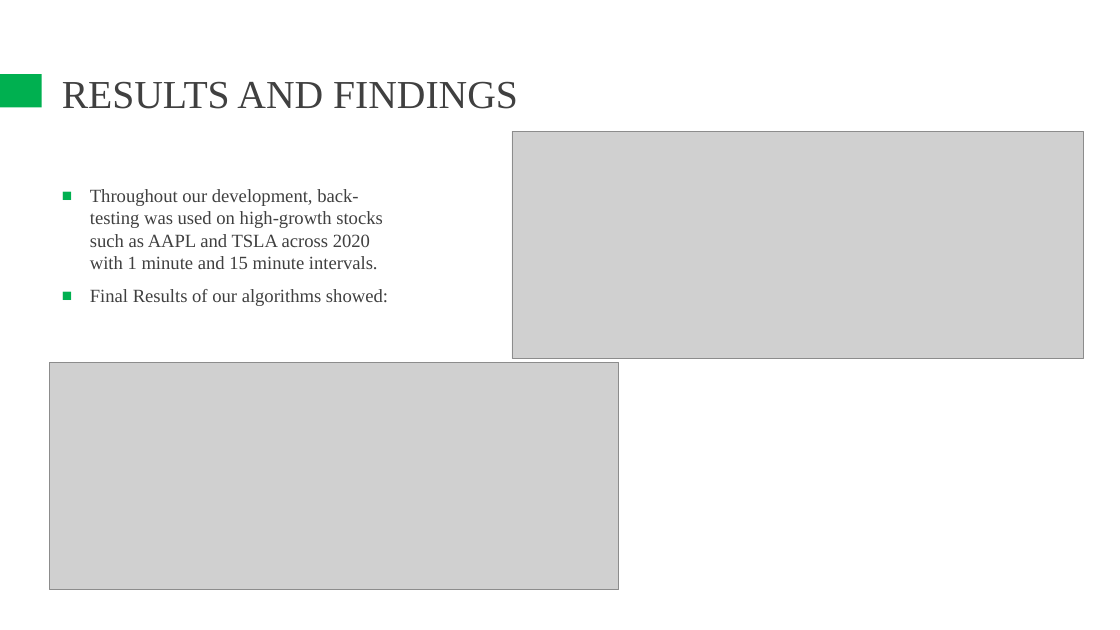
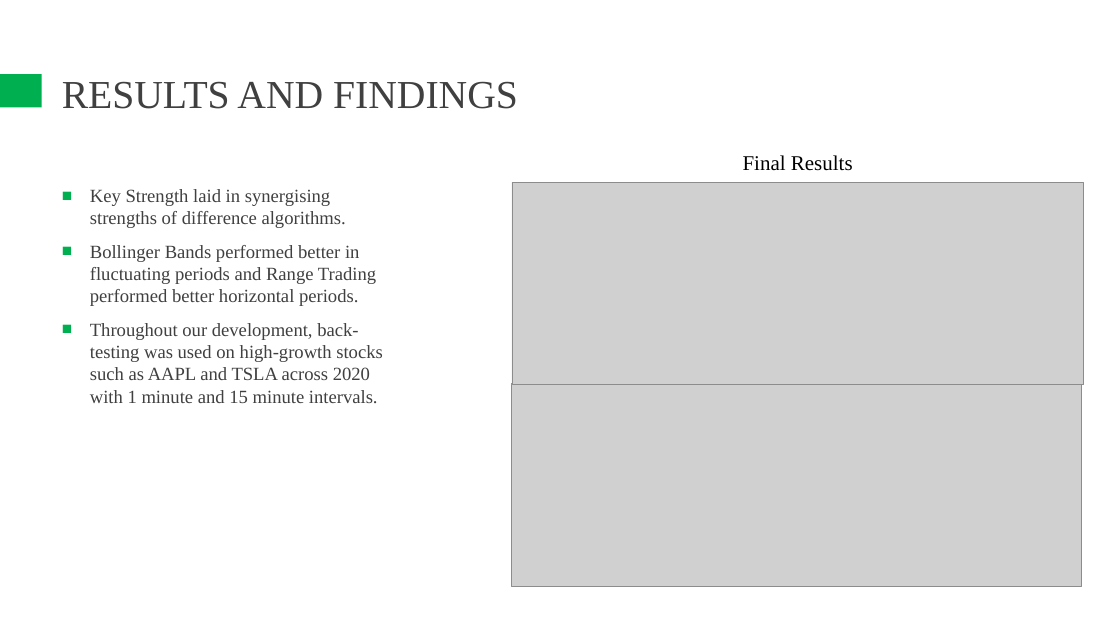
Before and after one commit to QFinUWA/Range-Trading-Team1, a slide deck: slide 10 of Range Trading - Trading Team 1.pptx (slide 11 before the commit). Drawn at 1120x630 pixels with LibreOffice and Linux fonts; fonts in the diff are those of the drawing; grey boxes stand for pictures. Boxes give left, top, right and bottom in pixels: in the first picture for what was removed or moved away, otherwise in the second. Text is boxed around its words. In the diff, an @@ line names an element or a change of style, - is before the commit and + after.

```diff
--- a/Range Trading - Trading Team 1.pptx
+++ b/Range Trading - Trading Team 1.pptx
@@ text added at [743, 155, 853, 171], 18 pt, text #000000 @@
+Final Results
@@ text at [90, 189, 376, 306]: paragraphs added @@
+■ Key Strength laid in synergising strengths of difference algorithms.
+■ Bollinger Bands performed better in fluctuating periods and Range Trading performed better horizontal periods.
@@ picture: place and size @@
-picture at [512, 131, 1084, 359]
+picture at [512, 182, 1084, 385]
@@ text at [90, 289, 388, 306]: paragraph removed @@
-■ Final Results of our algorithms showed:
@@ picture: place and size @@
-picture at [50, 362, 619, 590]
+picture at [512, 384, 1081, 586]
```
Also in this commit, not shown: 2 other slides changed, 1 slide removed.
